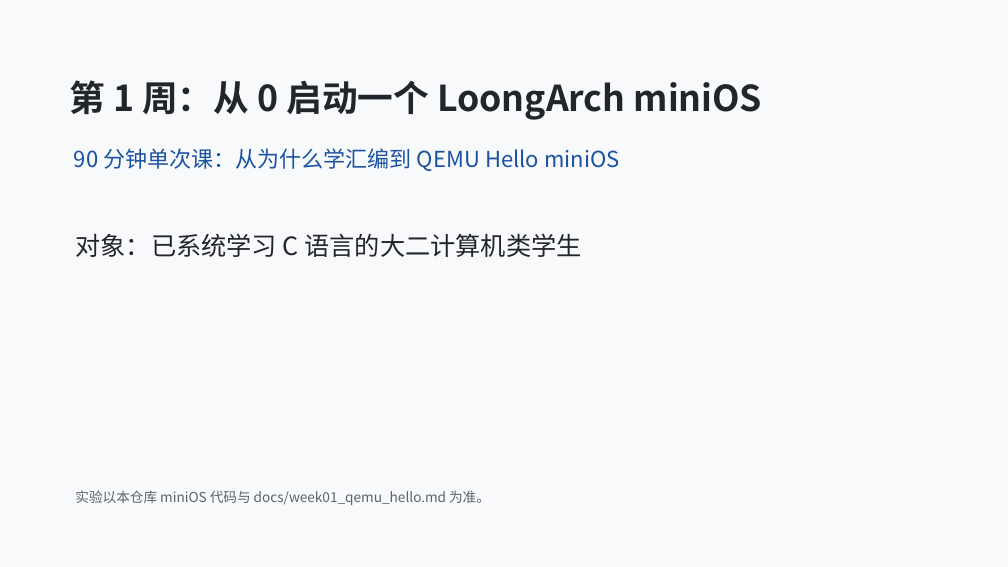
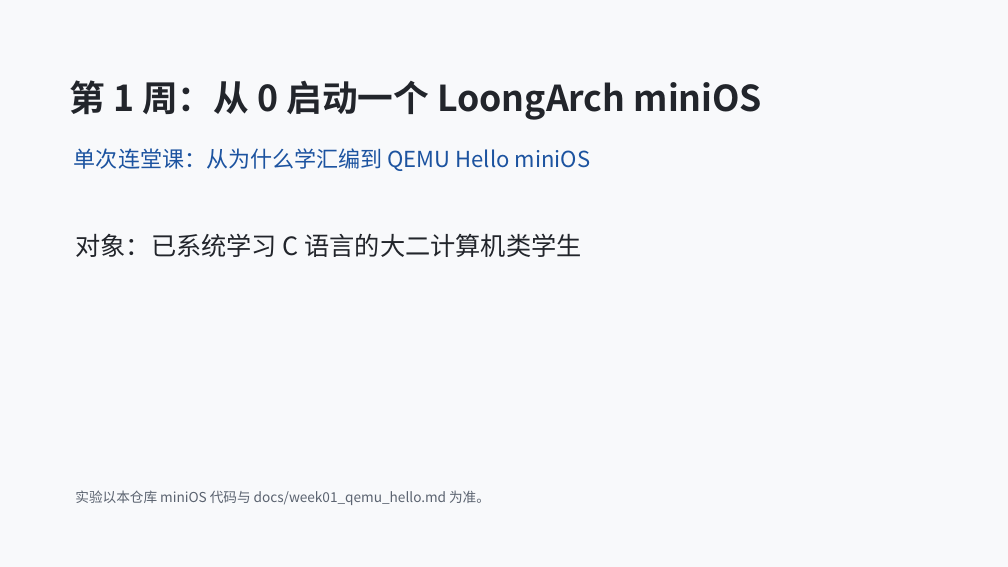
Before and after one commit to cxi218447-byte/miniOS, a slide deck: slide 1 of docs/week01/week01_qemu_hello_course.pptx. Drawn at 1008x567 pixels with LibreOffice and Linux fonts; fonts in the diff are those of the drawing. Boxes give left, top, right and bottom in pixels: in the first picture for what was removed or moved away, otherwise in the second. Text is boxed around its words. In the diff, an @@ line names an element or a change of style, - is before the commit and + after.

```diff
--- a/docs/week01/week01_qemu_hello_course.pptx
+++ b/docs/week01/week01_qemu_hello_course.pptx
@@ text at [74, 148, 590, 171]: text changed @@
-90 分钟单次课：从为什么学汇编到 QEMU Hello miniOS
+单次连堂课：从为什么学汇编到 QEMU Hello miniOS
```
Also in this commit, not shown: 1 other slide changed, 5 slides added, 1 other file.
